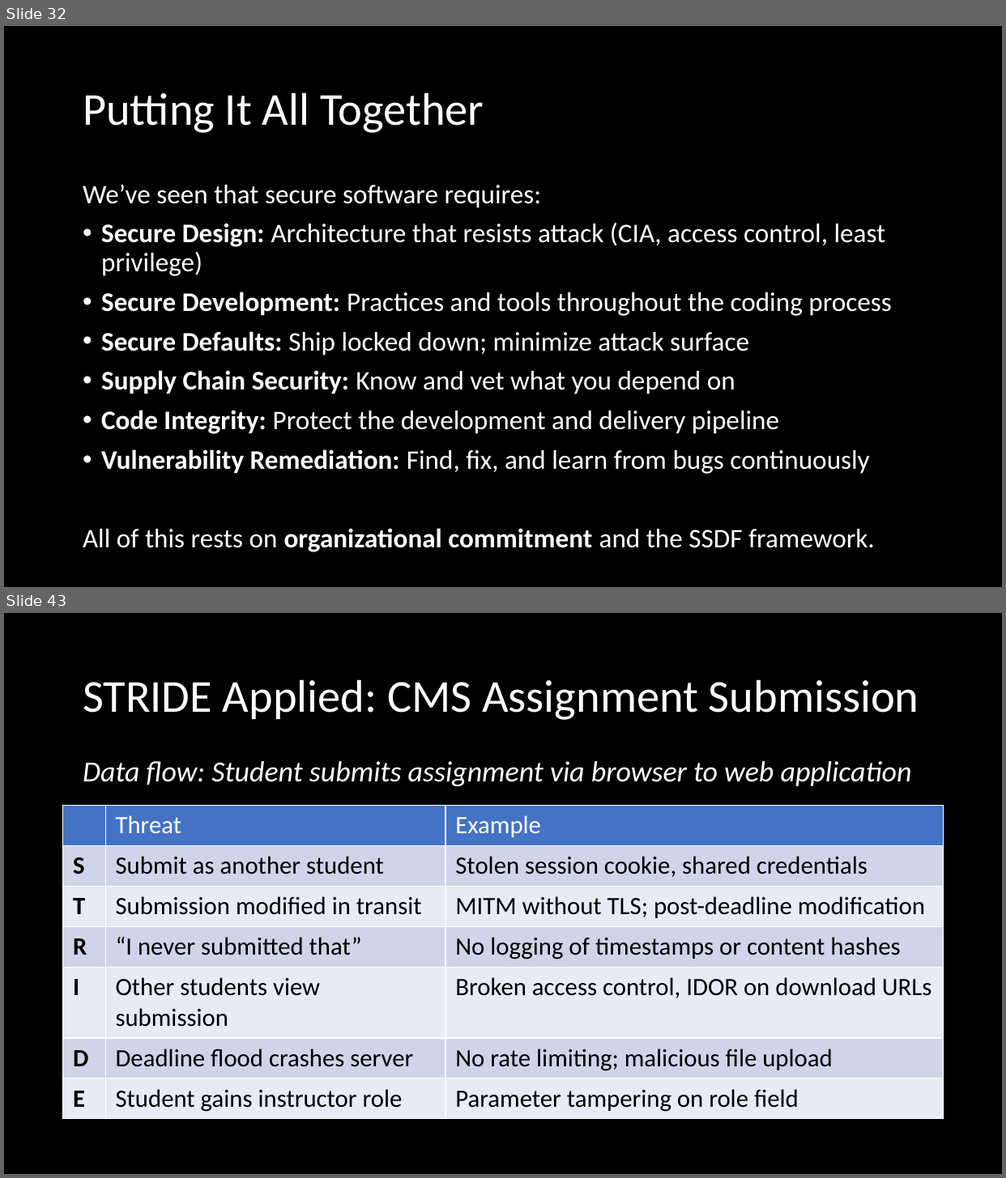
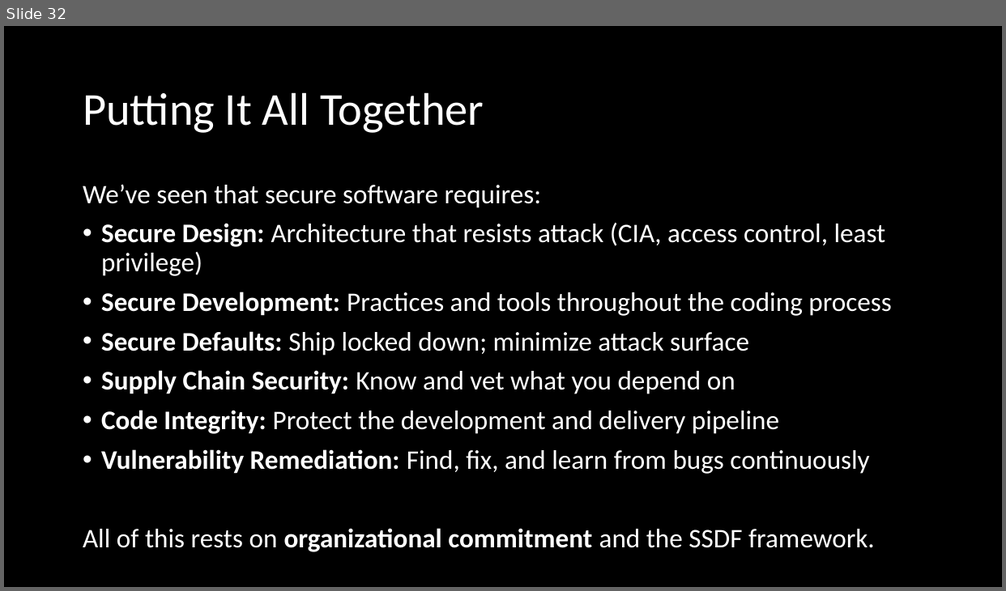
Before and after one commit to mwhicks1/mhicks-www, a slide deck: static/courses/cis-7000-spring2026/downloads/SSEM-security-by-design.pptx. Shown one above the other, each under a label of ours: slides 32 and 43 before the commit, slide 32 after it; the slides between them are not shown. The pictures are 1006x1178 and 1006x591 pixels, drawn with LibreOffice and Linux fonts; fonts in the diff are those of the drawing. Boxes give left, top, right and bottom in pixels: in the first picture for what was removed or moved away, otherwise in the second. Text is boxed around its words. In the diff, an @@ line names an element or a change of style, - is before the commit and + after.

```diff
--- a/static/courses/cis-7000-spring2026/downloads/SSEM-security-by-design.pptx
+++ b/static/courses/cis-7000-spring2026/downloads/SSEM-security-by-design.pptx
@@ slide 43 removed at (4,613,1002,1174), background #000000 @@
@@ title removed at (83,679,919,720) @@
-STRIDE Applied: CMS Assignment Submission
@@ text removed at (83,761,912,786) @@
-Data flow: Student submits assignment via browser to web application
@@ table removed at (63,806,944,1115), 7 rows, 3 columns @@
- | Threat | Example
-S | Submit as another student | Stolen session cookie, shared credentials
-T | Submission modified in transit | MITM without TLS; post-deadline modification
-R | “I never submitted that” | No logging of timestamps or content hashes
-I | Other students view submission | Broken access control, IDOR on download URLs
-D | Deadline flood crashes server | No rate limiting; malicious file upload
-E | Student gains instructor role | Parameter tampering on role field
```
Also in this commit, not shown: 2 slides changed, 15 other slides removed, 1 other file.
